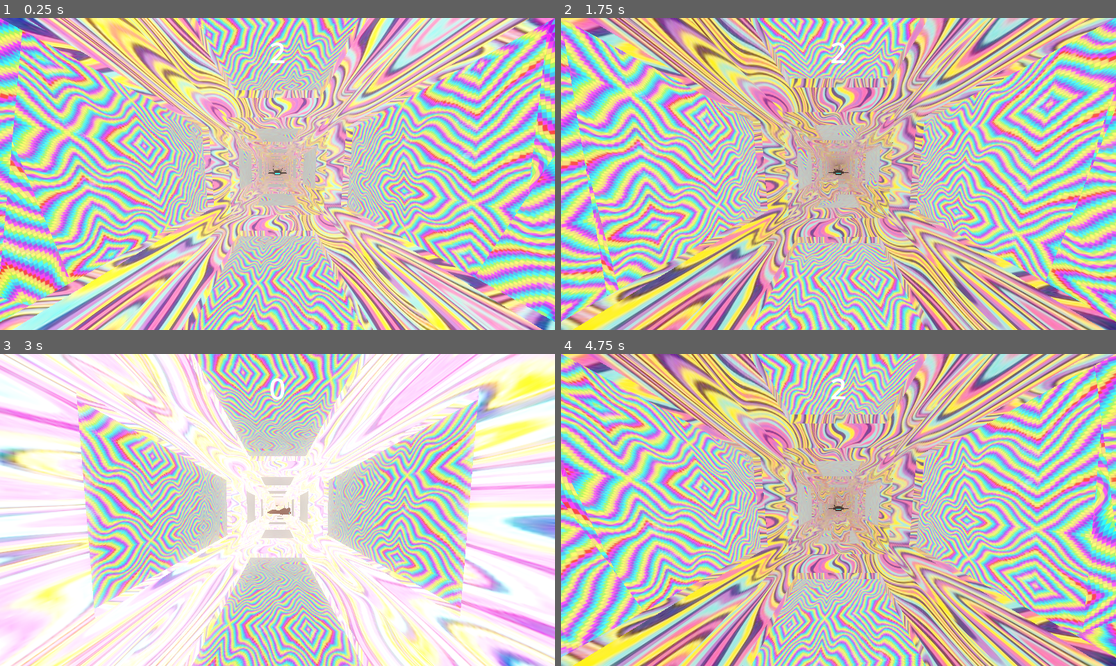
Above: before the commit, frames 1-4 (two rows, left to right).
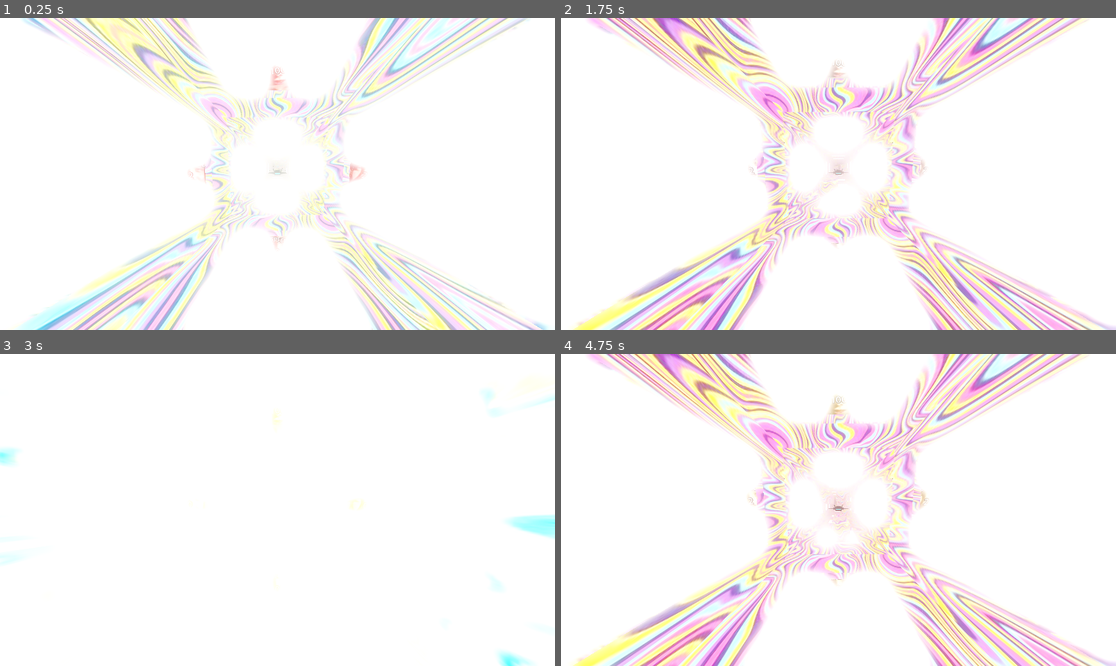
Above: after the commit, the same moments.

Repository: 12318241975/ToorsTour
Game: Godot game, scene res://scenes/level.tscn
The game is run twice, just before and just after one commit, with the same random seed, the same clock (stepped at 60 frames per second) and the same inputs.
Inputs (mouse positions are in pixels of both pictures, inside the frame that each line leads up to):
- Up to frame 1 (0.25 s): no input
- Up to frame 2 (1.75 s): tap Enter at 0.5 s; move the mouse to (866, 174) at 0.52 s; tap R at 0.6, 1.35 s; move the mouse to (810, 174) at 1.27 s
- Up to frame 3 (3 s): move the mouse to (288, 503) at 2.02 s; tap R at 2.1, 2.85 s; move the mouse to (271, 516) at 2.77 s
- Up to frame 4 (4.75 s): move the mouse to (877, 513) at 3.52 s; tap R at 3.6, 4.35 s; move the mouse to (794, 506) at 4.27 s

The runs differ from the first frame. In frame 1, 100% of the frame differs, in the area x 0-100%, y 0-100%; in frame 2, 100%; in frame 3, 65%; in frame 4, 100%.

Commit message:
BUGGED, added ui and started death screen

Diff:
--- /dev/null
+++ b/scenes/floating cube.tscn
@@ -0,0 +1,21 @@
+[gd_scene format=3 uid="uid://crotjw0lvpxq3"]
+
+[ext_resource type="Script" uid="uid://6arbjqgvuyn6" path="res://scenes/floating.gd" id="1_rkrm4"]
+[ext_resource type="Material" uid="uid://utr5lm3hfllf" path="res://textures/Nate.tres" id="2_uex4l"]
+
+[sub_resource type="BoxMesh" id="BoxMesh_0v5o6"]
+size = Vector3(10, 10, 10)
+
+[node name="Node3D" type="Node3D" unique_id=247141091]
+script = ExtResource("1_rkrm4")
+hover_height = 2.0
+tilt_amount = 8.0
+
+[node name="MeshInstance3D" type="MeshInstance3D" parent="." unique_id=1938478579]
+material_override = ExtResource("2_uex4l")
+mesh = SubResource("BoxMesh_0v5o6")
+
+[node name="Label3D" type="Label3D" parent="." unique_id=1810181305]
+transform = Transform3D(-1, 0, 8.742278e-08, 0, 1, 0, -8.742278e-08, 0, -1, 0, 0.11340451, -5.198039)
+pixel_size = 0.1
+text = "999"
--- /dev/null
+++ b/scenes/floating.gd
@@ -0,0 +1,36 @@
+extends Node3D
+
+@export_group("Hover Settings")
+@export var hover_height: float = 0.5
+@export var hover_speed: float = 2.0
+
+@export_group("Tilt Settings")
+@export var tilt_amount: float = 5.0
+@export var tilt_speed: float = 1.5
+
+# Internal offsets to ensure each instance is unique
+var time_offset: float = 0.0
+var individual_speed_modifier: float = 1.0
+@onready var start_y: float = position.y
+
+func _ready() -> void:
+	# 1. Randomize the starting position in the cycle (0 to 2*PI)
+	time_offset = randf_range(0.0, 10.0)
+
+	# 2. Slightly vary the speed so they don't stay in a rhythm together
+	individual_speed_modifier = randf_range(0.8, 1.2)
+
+func _process(delta: float) -> void:
+	# Apply the offset and the unique speed modifier
+	var local_time = (Time.get_ticks_msec() / 1000.0 + time_offset) * individual_speed_modifier
+
+	# Vertical Movement
+	var new_y = start_y + (sin(local_time * hover_speed) * hover_height)
+	position.y = new_y
+
+	# Random-ish Tilting (using different offsets for X and Z for 'wobble')
+	var tilt_x = sin(local_time * tilt_speed) * deg_to_rad(tilt_amount)
+	var tilt_z = cos(local_time * tilt_speed * 0.7) * deg_to_rad(tilt_amount)
+
+	rotation.x = tilt_x
+	rotation.z = tilt_z
--- a/scenes/level.tscn
+++ b/scenes/level.tscn
@@ -1,10 +1,13 @@
 [gd_scene format=3 uid="uid://clxdnhfe0mq2d"]
 
 [ext_resource type="PackedScene" uid="uid://bif7ui6kelf27" path="res://scenes/player.tscn" id="1_2q6dc"]
-[ext_resource type="Script" uid="uid://bkeko63l5c7cm" path="res://scenes/level.gd" id="1_w7c3h"]
+[ext_resource type="Script" uid="uid://bkeko63l5c7cm" path="res://scripts/level.gd" id="1_w7c3h"]
 [ext_resource type="PackedScene" uid="uid://ce6cw11ecakba" path="res://Blank Segment.tscn" id="2_mx8sn"]
 [ext_resource type="PackedScene" uid="uid://bdjq4n1b38xao" path="res://scenes/tunnel_segment.tscn" id="2_w7c3h"]
 [ext_resource type="Script" uid="uid://dgrro0bv81cdo" path="res://scenes/pulsator.gd" id="5_ppgk2"]
+[ext_resource type="Material" uid="uid://chru1r0nl3rin" path="res://textures/phych.tres" id="6_2r41h"]
+[ext_resource type="Material" uid="uid://utr5lm3hfllf" path="res://textures/Nate.tres" id="7_klq6b"]
+[ext_resource type="Material" uid="uid://bj7lucv65ole4" path="res://textures/phych2.tres" id="8_b121j"]
 
 [sub_resource type="ProceduralSkyMaterial" id="ProceduralSkyMaterial_w7c3h"]
 sky_horizon_color = Color(0.66224277, 0.6717428, 0.6867428, 1)
@@ -46,7 +49,27 @@
 
 [node name="pulsator" type="Node3D" parent="." unique_id=820228084]
 script = ExtResource("5_ppgk2")
-rest_brightness = 0.8
+targetMat = ExtResource("6_2r41h")
+bpm = 103.0
+rest_brightness = 1.5
 max_brightness = 3.0
-decay_steepness = 2.0
 fade_speed = 100.0
+
+[node name="nate pulsator" type="Node3D" parent="." unique_id=888202123]
+script = ExtResource("5_ppgk2")
+targetMat = ExtResource("7_klq6b")
+bpm = 51.0
+rest_brightness = 1.0
+max_brightness = 2.0
+max_tint_amount = 0.5
+fade_speed = 100.0
+
+[node name="bgpulsator" type="Node3D" parent="." unique_id=1235441543]
+script = ExtResource("5_ppgk2")
+targetMat = ExtResource("8_b121j")
+bpm = 0.438
+rest_brightness = 1.0
+max_brightness = 100.0
+decay_steepness = 64.0
+max_tint_amount = 0.5
+fade_speed = 100.0
--- a/scenes/player.tscn
+++ b/scenes/player.tscn
@@ -5,6 +5,8 @@
 [ext_resource type="PackedScene" uid="uid://ckrqsqwleccwm" path="res://ship.fbx" id="3_qhqgy"]
 [ext_resource type="Script" uid="uid://dl3wo5fvwdgk5" path="res://ship.gd" id="4_dqkch"]
 [ext_resource type="PackedScene" uid="uid://dcosc1kqk1oq6" path="res://scenes/ring.tscn" id="5_qlg0r"]
+[ext_resource type="Script" uid="uid://dd8grpfppd4p" path="res://scripts/follow.gd" id="6_tuyoq"]
+[ext_resource type="PackedScene" uid="uid://crotjw0lvpxq3" path="res://scenes/floating cube.tscn" id="7_fjrip"]
 
 [sub_resource type="ParticleProcessMaterial" id="ParticleProcessMaterial_qlg0r"]
 emission_shape_scale = Vector3(50, 50, 50)
@@ -21,7 +23,7 @@
 size = Vector3(0.2, 0.052508544, 0.47456056)
 
 [sub_resource type="LabelSettings" id="LabelSettings_g2els"]
-font_size = 100
+font_size = 200
 
 [node name="player" type="Node3D" unique_id=1637682301]
 
@@ -62,18 +64,39 @@
 [node name="CanvasLayer" type="CanvasLayer" parent="." unique_id=1357563291]
 
 [node name="Label" type="Label" parent="CanvasLayer" unique_id=870143172]
-anchors_preset = 5
+visible = false
+anchors_preset = 8
 anchor_left = 0.5
+anchor_top = 0.5
 anchor_right = 0.5
+anchor_bottom = 0.5
 offset_left = -86.0
-offset_top = 50.0
+offset_top = -68.5
 offset_right = 86.0
-offset_bottom = 187.0
+offset_bottom = 68.5
 grow_horizontal = 2
+grow_vertical = 2
 text = "999"
 label_settings = SubResource("LabelSettings_g2els")
 horizontal_alignment = 1
 
+[node name="Label2" type="Label" parent="CanvasLayer/Label" unique_id=836929934]
+layout_mode = 1
+anchors_preset = 8
+anchor_left = 0.5
+anchor_top = 0.5
+anchor_right = 0.5
+anchor_bottom = 0.5
+offset_left = -625.0
+offset_top = -340.0
+offset_right = 625.0
+offset_bottom = 69.0
+grow_horizontal = 2
+grow_vertical = 2
+text = "FINAL SCORE"
+label_settings = SubResource("LabelSettings_g2els")
+horizontal_alignment = 1
+
 [node name="CSGBox3D" parent="." unique_id=2084896251 instance=ExtResource("5_qlg0r")]
 transform = Transform3D(-1, 0, -8.742278e-08, 0, 1, 0, 8.742278e-08, 0, -1, 0, 0, 549)
 rotationSpeedMax = -3
@@ -153,6 +176,41 @@
 transform = Transform3D(-1, 0, -8.742278e-08, 0, 1, 0, 8.742278e-08, 0, -1, 0, 0, 29)
 rotationSpeedMax = -3
 rotationSpeedMin = 3
+
+[node name="follow" type="Node3D" parent="." unique_id=963221419]
+script = ExtResource("6_tuyoq")
+
+[node name="Node3D" parent="follow" unique_id=247141091 instance=ExtResource("7_fjrip")]
+transform = Transform3D(1, 0, 0, 0, 1, 0, 0, 0, 1, -33, 0, 30)
+
+[node name="Label3D2" type="Label3D" parent="follow/Node3D" unique_id=1829951203]
+transform = Transform3D(-1, 0, 8.742278e-08, 0, 1, 0, -8.742278e-08, 0, -1, 0, 5, -5.3)
+pixel_size = 0.075
+text = "DISTANCE"
+
+[node name="Node3D2" parent="follow" unique_id=1125132096 instance=ExtResource("7_fjrip")]
+transform = Transform3D(1, 0, 0, 0, 1, 0, 0, 0, 1, 33, 0, 30)
+
+[node name="Label3D2" type="Label3D" parent="follow/Node3D2" unique_id=201563540]
+transform = Transform3D(-1, 0, 8.742278e-08, 0, 1, 0, -8.742278e-08, 0, -1, 0, 5, -5.3)
+pixel_size = 0.075
+text = "DISTANCE"
+
+[node name="Node3D3" parent="follow" unique_id=462978305 instance=ExtResource("7_fjrip")]
+transform = Transform3D(1, 0, 0, 0, 1, 0, 0, 0, 1, 0, 33, 30)
+
+[node name="Label3D2" type="Label3D" parent="follow/Node3D3" unique_id=1373068218]
+transform = Transform3D(-1, 0, 8.742278e-08, 0, 1, 0, -8.742278e-08, 0, -1, 0, 5, -5.3)
+pixel_size = 0.075
+text = "SPEED"
+
+[node name="Node3D4" parent="follow" unique_id=202182426 instance=ExtResource("7_fjrip")]
+transform = Transform3D(1, 0, 0, 0, 1, 0, 0, 0, 1, 0, -33, 30)
+
+[node name="Label3D2" type="Label3D" parent="follow/Node3D4" unique_id=867944799]
+transform = Transform3D(-1, 0, 8.742278e-08, 0, 1, 0, -8.742278e-08, 0, -1, 0, 5, -5.3)
+pixel_size = 0.075
+text = "SPEED"
 
 [connection signal="body_entered" from="Playerbody" to="Playerbody" method="_on_body_entered"]
 [connection signal="died" from="Playerbody" to="Camera3D" method="_on_playerbody_died"]
--- a/scenes/pulsator.gd
+++ b/scenes/pulsator.gd
@@ -1,33 +1,47 @@
 extends Node3D
 
-var phych2 = load("res://textures/phych.tres")
+@export var targetMat: StandardMaterial3D
 
 @export var bpm: float = 130.0
-@export var rest_brightness: float = 0.5
+@export var rest_brightness: float = 0.0 # Set to 0 for pure black between beats
 @export var max_brightness: float = 8.0
-@export var decay_steepness: float = 4.0 # Higher = faster snap, longer tail
+@export var decay_steepness: float = 4.0
+
+@export_range(0.0, 1.0) var max_tint_amount: float = 1.0
+@export var fade_speed: float = 0.5
 
 var time_passed: float = 0.0
 var fade_in: float = 0.0
-@export var fade_speed: float = 0.5
+var last_beat_index: int = -1
+var current_color: Color = Color.BLACK # Start at black
 
 func _process(delta: float) -> void:
-	# 1. Initial fade-in of the effect
+	# 1. Global Fade-in (Initial game start)
 	fade_in = min(1.0, fade_in + fade_speed * delta)
 
-	# 2. Progress through the beats
+	# 2. Beat Tracking
 	time_passed += delta * (bpm / 60.0)
+	var current_beat_index = int(time_passed)
 
-	# 3. Create a "Sawtooth" ramp (goes 0 to 1, then snaps back to 0)
+	# Detect new beat and pick a new target color
+	if current_beat_index > last_beat_index:
+		pick_new_color()
+		last_beat_index = current_beat_index
+
+	# 3. Pulse Math (1.0 at hit, 0.0 at rest)
 	var beat_progress = fmod(time_passed, 1.0)
+	var pulse = pow(1.0 - beat_progress, decay_steepness)
 
-	# 4. Invert it: Starts at 1.0 (on the beat) and goes to 0.0
-	var pulse = 1.0 - beat_progress
+	# 4. Color Logic: Fade from Black to the Random Color
+	# This ensures the "hue" disappears as the light dims
+	var tinted_color = Color.BLACK.lerp(current_color, max_tint_amount)
 
-	# 5. The Magic: Raise it to a power to make it "curved"
-	# This makes the drop-off start very sharp and slow down at the end
-	pulse = pow(pulse, decay_steepness)
+	# 5. Apply to Material
+	var final_strength = lerp(rest_brightness, max_brightness, pulse)
 
-	# 6. Apply to material
-	var final_strength = lerp(rest_brightness, max_brightness, pulse)
-	phych2.emission_energy_multiplier = final_strength * fade_in
+	# We multiply the color by the pulse here to ensure it goes to black
+	targetMat.emission = tinted_color * pulse
+	targetMat.emission_energy_multiplier = final_strength * fade_in
+
+func pick_new_color():
+	current_color = Color.from_hsv(randf(), 1.0, 1.0)
--- a/scenes/ring.tscn
+++ b/scenes/ring.tscn
@@ -1,7 +1,7 @@
 [gd_scene format=3 uid="uid://dcosc1kqk1oq6"]
 
 [ext_resource type="Material" uid="uid://bj7lucv65ole4" path="res://textures/phych2.tres" id="1_f7lrs"]
-[ext_resource type="Script" uid="uid://dt0ffg2wcqm3" path="res://scenes/follow ring.gd" id="2_d05vm"]
+[ext_resource type="Script" uid="uid://dt0ffg2wcqm3" path="res://scripts/follow ring.gd" id="2_d05vm"]
 
 [node name="CSGBox3D" type="CSGBox3D" unique_id=2084896251]
 transform = Transform3D(-1, 0, -8.742278e-08, 0, 1, 0, 8.742278e-08, 0, -1, 0, 0, 0)
--- /dev/null
+++ b/scripts/follow.gd
@@ -0,0 +1,12 @@
+extends Node3D
+
+@onready var player = $"../Playerbody"
+@onready var relativePos = position - player.position
+
+# Called when the node enters the scene tree for the first time.
+func _ready() -> void:
+	pass
+
+# Called every frame. 'delta' is the elapsed time since the previous frame.
+func _process(delta: float) -> void:
+	position.z = player.position.z + relativePos.z
--- a/scripts/playerbody.gd
+++ b/scripts/playerbody.gd
@@ -11,7 +11,11 @@
 
 signal died
 
-@onready var scoreText = $"../CanvasLayer/Label"
+@onready var scoreText = $"../follow/Node3D/Label3D"
+@onready var scoreText2 = $"../follow/Node3D2/Label3D"
+@onready var speedText = $"../follow/Node3D3/Label3D"
+@onready var speedText2 = $"../follow/Node3D4/Label3D"
+@onready var finalScoreText = $"..CanvasLayer/Label"
 
 var targetPos: Vector3
 var velocity: Vector3
@@ -47,6 +51,9 @@
 
 	velocity = position - prev_position
 	scoreText.text = str(roundi(position.z / 10))
+	scoreText2.text = str(roundi(position.z / 10))
+	speedText.text = str(roundi(velocity.z * 100))
+	speedText2.text = str(roundi(velocity.z * 100))
 
 	_update_visual_rotation(delta)
 
@@ -65,5 +72,7 @@
 
 func die() -> void:
 	print("DEAD")
+	finalScoreText.visable = true
+	finalScoreText.text = str(roundi(position.z / 10))
 	died.emit()
 	isDead = true
--- /dev/null
+++ b/textures/Nate.tres
@@ -0,0 +1,12 @@
+[gd_resource type="StandardMaterial3D" format=3 uid="uid://utr5lm3hfllf"]
+
+[ext_resource type="Texture2D" uid="uid://dtcnp5pli8w3o" path="res://textures/nate.jpg" id="1_0s6bt"]
+
+[resource]
+albedo_color = Color(0.51194984, 0.36704093, 0.2420809, 1)
+albedo_texture = ExtResource("1_0s6bt")
+emission_enabled = true
+emission_texture = ExtResource("1_0s6bt")
+uv1_scale = Vector3(0.1, 0.1, 0.1)
+uv1_offset = Vector3(0.5, 0.5, 0.5)
+uv1_triplanar = true
--- /dev/null
+++ b/textures/phych3.tres
@@ -0,0 +1,9 @@
+[gd_resource type="StandardMaterial3D" format=3 uid="uid://tw86av3uumo1"]
+
+[ext_resource type="Texture2D" uid="uid://isqhf7j0wskd" path="res://textures/texture3.png" id="1_ieuqu"]
+
+[resource]
+albedo_color = Color(0.51194984, 0.36704093, 0.2420809, 1)
+albedo_texture = ExtResource("1_ieuqu")
+emission_enabled = true
+emission_texture = ExtResource("1_ieuqu")
--- /dev/null
+++ b/textures/phych4.tres
@@ -0,0 +1,9 @@
+[gd_resource type="StandardMaterial3D" format=3 uid="uid://drh1rtl76r0h8"]
+
+[ext_resource type="Texture2D" uid="uid://daynr1xh3ebqq" path="res://textures/texuter 4.jpg" id="1_aayvh"]
+
+[resource]
+albedo_color = Color(0.51194984, 0.36704093, 0.2420809, 1)
+albedo_texture = ExtResource("1_aayvh")
+emission_enabled = true
+emission_texture = ExtResource("1_aayvh")
Not shown, added: scenes/floating.gd.uid
Renamed: scenes/follow ring.gd -> scripts/follow ring.gd
Renamed: scenes/follow ring.gd.uid -> scripts/follow ring.gd.uid
Not shown, added: scripts/follow.gd.uid
Renamed: scenes/level.gd -> scripts/level.gd
Renamed: scenes/level.gd.uid -> scripts/level.gd.uid
Binary file added: textures/nate.jpg
Not shown, added: textures/nate.jpg.import
Binary file added: textures/texture3.png
Not shown, added: textures/texture3.png.import
Binary file added: textures/texuter 4.jpg
Not shown, added: textures/texuter 4.jpg.import
